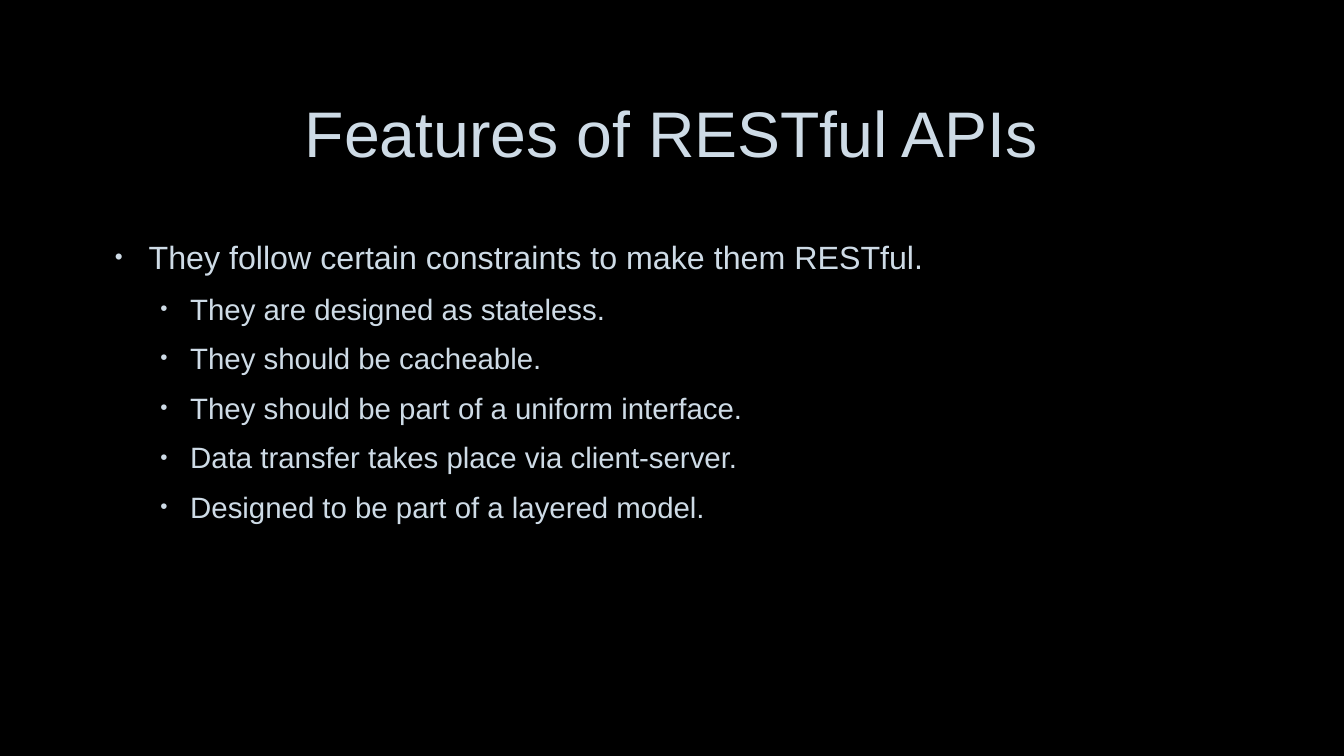
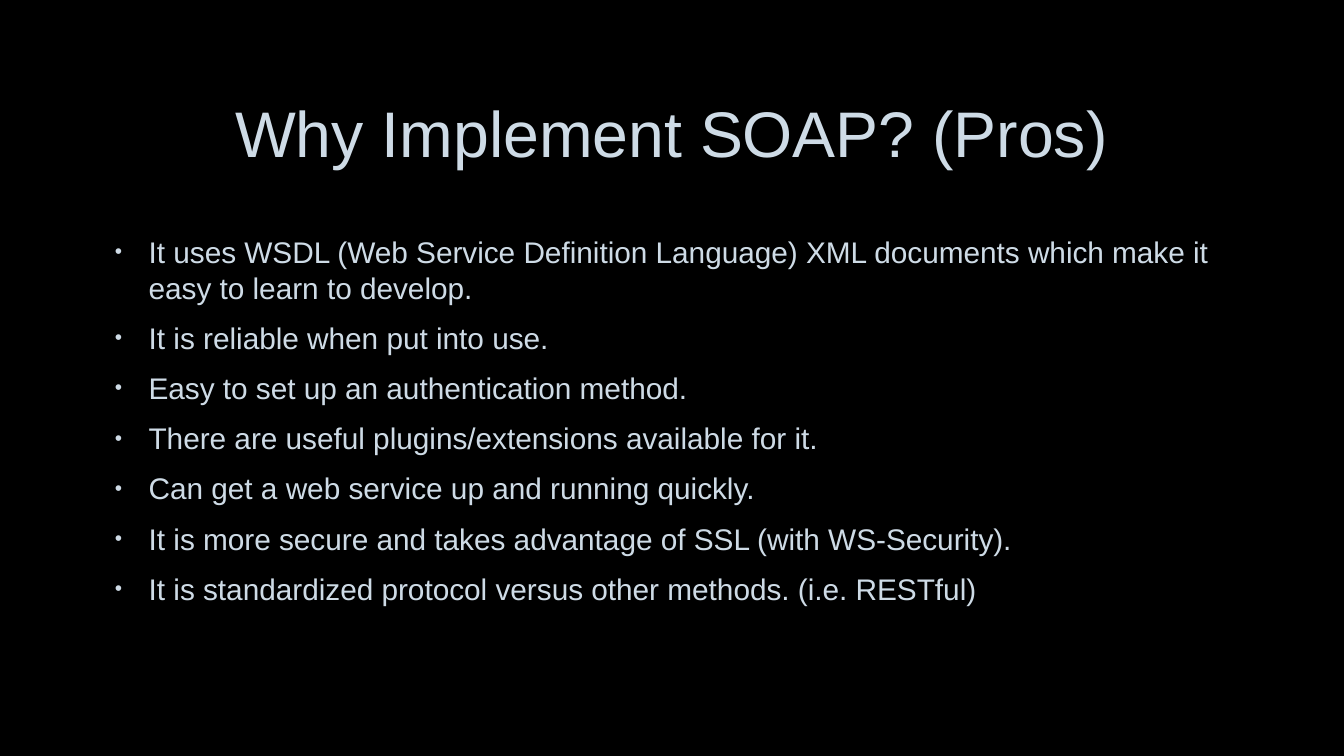
Before and after one commit to nerdommicro/WEB-420, a slide deck: slide 4 of week3/nesbitt-week3.pptx (slide 3 before the commit). Drawn at 1344x756 pixels with LibreOffice and Linux fonts; fonts in the diff are those of the drawing; background and template pictures are left out. Boxes give left, top, right and bottom in pixels: in the first picture for what was removed or moved away, otherwise in the second. Text is boxed around its words. In the diff, an @@ line names an element or a change of style, - is before the commit and + after.

```diff
--- a/week3/nesbitt-week3.pptx
+++ b/week3/nesbitt-week3.pptx
@@ title at (235, 110, 1107, 169): text changed @@
-Features of RESTful APIs
+Why Implement SOAP? (Pros)
@@ text at (149, 241, 1208, 605): text changed; size 21 to 21.3 pt @@
-• They follow certain constraints to make them RESTful.
-  • They are designed as stateless.
-  • They should be cacheable.
-  • They should be part of a uniform interface.
-  • Data transfer takes place via client-server.
-  • Designed to be part of a layered model.
+• It uses WSDL (Web Service Definition Language) XML documents which make it easy to learn to develop.
+• It is reliable when put into use.
+• Easy to set up an authentication method.
+• There are useful plugins/extensions available for it.
+• Can get a web service up and running quickly.
+• It is more secure and takes advantage of SSL (with WS-Security).
+• It is standardized protocol versus other methods. (i.e. RESTful)
```
Also in this commit, not shown: 7 other slides changed, 3 slides added, 2 slides removed.
